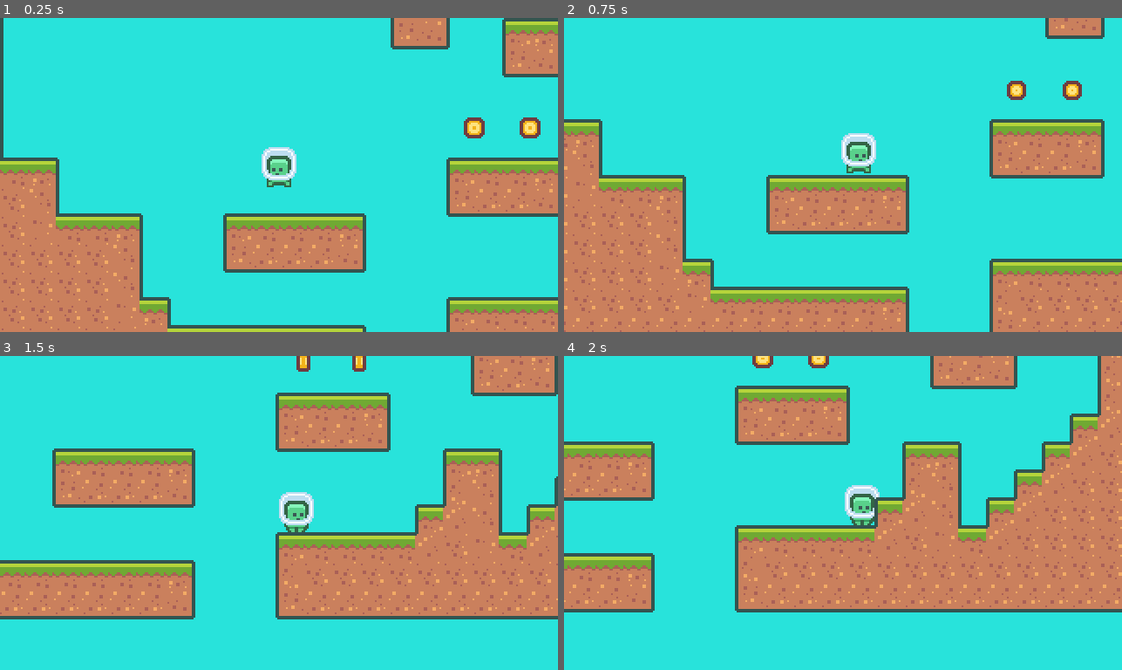
Above: before the commit, frames 1-4 (two rows, left to right).
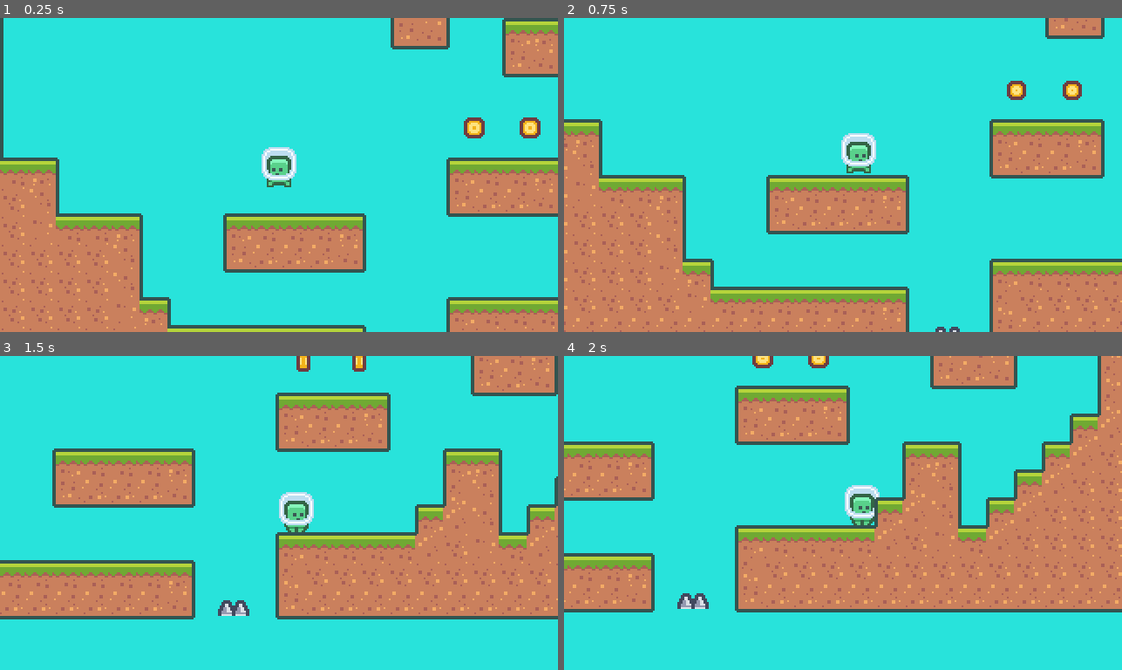
Above: after the commit, the same moments.

Repository: tiagoskaterock/GodotPlatformer
Game: Godot game, scene res://Scenes/Main.tscn
The game is run twice, just before and just after one commit, with the same random seed, the same clock (stepped at 60 frames per second) and the same inputs.
Inputs:
- Up to frame 1 (0.25 s): no input
- Up to frame 2 (0.75 s): hold D (move_right) from 0.53 s (still down)
- Up to frame 3 (1.5 s): keep holding D (move_right); tap W (jump) at 0.77 s
- Up to frame 4 (2 s): keep holding D (move_right); tap W (jump) at 1.52 s

Frame 1 is identical in both runs. In frame 2, less than 0.1% of the frame differs, in the area x 66-71%, y 98-100%; in frame 3, 0.2%, in the area x 39-45%, y 77-83%; in frame 4, 0.2%.

Commit message:
13 - Spikes

Diff:
--- a/Game/Scenes/Characters/Player.tscn
+++ b/Game/Scenes/Characters/Player.tscn
@@ -6,6 +6,9 @@
 
 [sub_resource type="CircleShape2D" id=3]
 radius = 16.0
+
+[sub_resource type="RectangleShape2D" id=4]
+extents = Vector2( 4, 7 )
 
 [sub_resource type="SpriteFrames" id=2]
 animations = [ {
@@ -38,13 +41,21 @@
 wait_time = 0.1
 one_shot = true
 
-[node name="Area" type="Area2D" parent="."]
+[node name="PickupArea" type="Area2D" parent="."]
 collision_layer = 32768
 collision_mask = 32768
 
-[node name="AreaShape" type="CollisionShape2D" parent="Area"]
+[node name="PickupAreaShape" type="CollisionShape2D" parent="PickupArea"]
 position = Vector2( 0, -12 )
 shape = SubResource( 3 )
+
+[node name="HazardArea" type="Area2D" parent="."]
+collision_layer = 262144
+collision_mask = 262144
+
+[node name="HazardShape" type="CollisionShape2D" parent="HazardArea"]
+position = Vector2( 0, -11 )
+shape = SubResource( 4 )
 
 [node name="AnimatedSprite" type="AnimatedSprite" parent="."]
 position = Vector2( 0, -12 )
@@ -54,6 +65,5 @@
 playing = true
 
 [node name="PlayerShape" type="CollisionShape2D" parent="."]
-visible = false
 position = Vector2( 0, -9.5 )
 shape = SubResource( 1 )
--- /dev/null
+++ b/Game/Scenes/Hazards/Spikes.tscn
@@ -0,0 +1,21 @@
+[gd_scene load_steps=3 format=2]
+
+[ext_resource path="res://Assets/Tiles/tile_0068.png" type="Texture" id=1]
+
+[sub_resource type="RectangleShape2D" id=1]
+extents = Vector2( 7, 2 )
+
+[node name="Spikes" type="Node2D"]
+
+[node name="Sprite" type="Sprite" parent="."]
+texture = ExtResource( 1 )
+offset = Vector2( 0, -9 )
+
+[node name="Area2D" type="Area2D" parent="."]
+position = Vector2( 0, -2 )
+collision_layer = 262144
+collision_mask = 262144
+
+[node name="CollisionShape2D" type="CollisionShape2D" parent="Area2D"]
+position = Vector2( 0, -1 )
+shape = SubResource( 1 )
--- a/Game/Scenes/Main.tscn
+++ b/Game/Scenes/Main.tscn
@@ -1,9 +1,10 @@
-[gd_scene load_steps=19 format=2]
+[gd_scene load_steps=20 format=2]
 
 [ext_resource path="res://Assets/Tilemap/tiles_packed.png" type="Texture" id=1]
 [ext_resource path="res://Scenes/Characters/Player.tscn" type="PackedScene" id=2]
 [ext_resource path="res://Scenes/Camera.tscn" type="PackedScene" id=3]
 [ext_resource path="res://Scenes/Collectables/Coin.tscn" type="PackedScene" id=4]
+[ext_resource path="res://Scenes/Hazards/Spikes.tscn" type="PackedScene" id=5]
 
 [sub_resource type="ConvexPolygonShape2D" id=2]
 points = PoolVector2Array( 0, 0, 18, 0, 18, 18, 0, 18 )
@@ -160,35 +161,40 @@
 format = 1
 tile_data = PoolIntArray( -1179660, 0, 0, -1179659, 0, 2, -1245165, 0, 0, -1245164, 0, 2, -1114124, 0, 65536, -1114123, …(4650 unchanged characters)…
 
-[node name="Coin" parent="." instance=ExtResource( 4 )]
+[node name="Coins" type="Node" parent="."]
+
+[node name="Coin" parent="Coins" instance=ExtResource( 4 )]
 position = Vector2( 112, -16 )
 
-[node name="Coin2" parent="." instance=ExtResource( 4 )]
+[node name="Coin2" parent="Coins" instance=ExtResource( 4 )]
 position = Vector2( 144, -16 )
 
-[node name="Coin3" parent="." instance=ExtResource( 4 )]
+[node name="Coin3" parent="Coins" instance=ExtResource( 4 )]
 position = Vector2( 184, -32 )
 
-[node name="Coin4" parent="." instance=ExtResource( 4 )]
+[node name="Coin4" parent="Coins" instance=ExtResource( 4 )]
 position = Vector2( 232, -48 )
 
-[node name="Coin5" parent="." instance=ExtResource( 4 )]
+[node name="Coin5" parent="Coins" instance=ExtResource( 4 )]
 position = Vector2( 200, -88 )
 
-[node name="Coin6" parent="." instance=ExtResource( 4 )]
+[node name="Coin6" parent="Coins" instance=ExtResource( 4 )]
 position = Vector2( 144, -96 )
 
-[node name="Coin7" parent="." instance=ExtResource( 4 )]
+[node name="Coin7" parent="Coins" instance=ExtResource( 4 )]
 position = Vector2( 88, -112 )
 
-[node name="Coin8" parent="." instance=ExtResource( 4 )]
+[node name="Coin8" parent="Coins" instance=ExtResource( 4 )]
 position = Vector2( 32, -160 )
 
-[node name="Coin9" parent="." instance=ExtResource( 4 )]
+[node name="Coin9" parent="Coins" instance=ExtResource( 4 )]
 position = Vector2( 56, -208 )
 
-[node name="Coin10" parent="." instance=ExtResource( 4 )]
+[node name="Coin10" parent="Coins" instance=ExtResource( 4 )]
 position = Vector2( 90, -229 )
 
-[node name="Coin11" parent="." instance=ExtResource( 4 )]
+[node name="Coin11" parent="Coins" instance=ExtResource( 4 )]
 position = Vector2( 139, -223 )
+
+[node name="Spikes" parent="." instance=ExtResource( 5 )]
+position = Vector2( 72, 128 )
--- a/Game/Scripts/Player.gd
+++ b/Game/Scripts/Player.gd
@@ -1,5 +1,6 @@
 extends KinematicBody2D
 
+signal died
 var gravity = 550
 var velocity = Vector2.ZERO
 var maxHorizontalSpeed = 120
@@ -7,6 +8,11 @@
 var jumpSpeed = 250
 var jumpTerminationMultiplier = 4
 var hasdoDubleJump = false
+
+
+func _ready():
+	$HazardArea.connect("area_entered", self, "on_hazard_area_entered")
+
 
 func _process(delta):
 	var moveVector = get_movement_vector()
@@ -65,3 +71,8 @@
 		$AnimatedSprite.flip_h = true
 	if(Input.get_action_strength("move_left")):
 		$AnimatedSprite.flip_h = false
+
+
+func on_hazard_area_entered(_area2D):
+	emit_signal("died")
+	print("die")
--- a/Game/project.godot
+++ b/Game/project.godot
@@ -19,8 +19,8 @@
 
 window/size/width=320
 window/size/height=180
-window/size/test_width=1920
-window/size/test_height=1080
+window/size/test_width=900
+window/size/test_height=600
 window/stretch/mode="viewport"
 window/stretch/aspect="keep_height"
 
@@ -75,6 +75,11 @@
  ]
 }
 
+[layer_names]
+
+2d_physics/layer_19="hazard"
+2d_physics/layer_20="pickup"
+
 [physics]
 
 common/enable_pause_aware_picking=true
Not shown: 1 places in Game/Scenes/Characters/Player.tscn that only renumber resources
